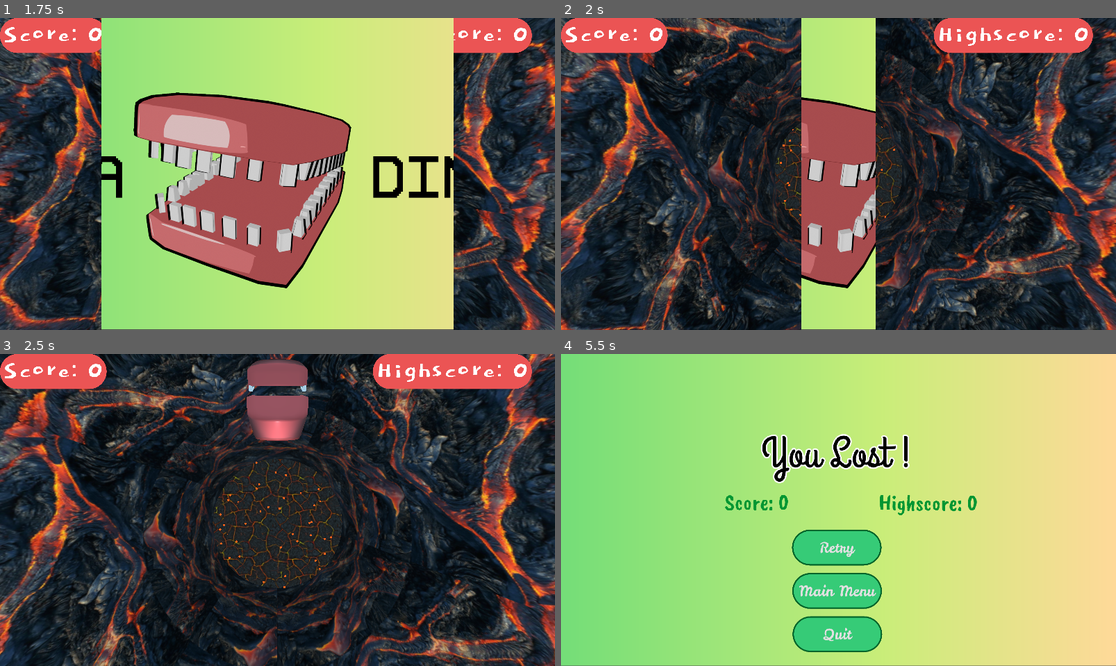
Above: before the commit, frames 1-4 (two rows, left to right).
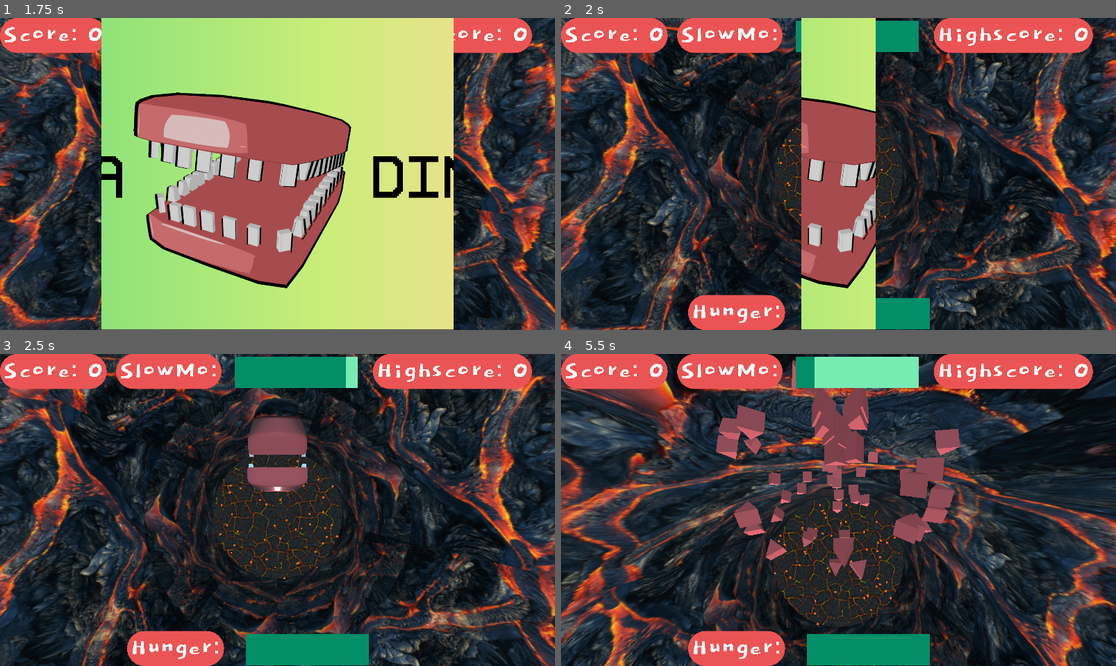
Above: after the commit, the same moments.

Repository: KajuKaVyapari/jaw__dropper
Game: Godot game, scene res://scenes/ui/main_menu.tscn
Same seed, same stepped clock (60 frames per second), same inputs: the game is played once before the commit and once after it.
Inputs (mouse positions are in pixels of both pictures, inside the frame that each line leads up to):
- Up to frame 1 (1.75 s): click "Play" at 0.5 s; click "Play" at 1.25 s
- Up to frame 2 (2 s): no input
- Up to frame 3 (2.5 s): move the mouse to (305, 510) at 2.02 s; hold Up (ui_up) from 2.03 s (still down); tap X (slow_time, bound only after the commit) at 2.1 s
- Up to frame 4 (5.5 s): move the mouse to (810, 510) at 2.77 s; tap X (slow_time, bound only after the commit) at 2.85, 3.6, 4.35 s; move the mouse to (849, 503) at 3.52 s; move the mouse to (832, 516) at 4.27 s; release Up (ui_up) at 5 s; click (838, 547) at 5 s, where only the run before the commit has a clickable "Retry"

Frame 1 is identical in both runs. In frame 2, 5.7% of the frame differs, in the area x 20-67%, y 0-100%; in frame 3, 54%; in frame 4, 100%, in the area x 0-100%, y 0-100%.

Commit message:
adde slowmo, and slowmo hud

Diff:
--- a/project.godot
+++ b/project.godot
@@ -63,6 +63,11 @@
 , Object(InputEventKey,"resource_local_to_scene":false,"resource_name":"","device":0,"alt":false,"shift":false,"control":false,"meta":false,"command":false,"pressed":false,"scancode":83,"unicode":0,"echo":false,"script":null)
  ]
 }
+slow_time={
+"deadzone": 0.5,
+"events": [ Object(InputEventKey,"resource_local_to_scene":false,"resource_name":"","device":0,"alt":false,"shift":false,"control":false,"meta":false,"command":false,"pressed":false,"scancode":88,"unicode":0,"echo":false,"script":null)
+ ]
+}
 
 [rendering]
 
--- a/scenes/player.tscn
+++ b/scenes/player.tscn
@@ -70,6 +70,9 @@
 spread = 180.0
 gravity = Vector3( 0, 0, 0 )
 initial_velocity = 5.0
+
+[node name="hunger_timer" type="Timer" parent="."]
 [connection signal="body_entered" from="player_area" to="." method="_on_player_area_body_entered"]
+[connection signal="timeout" from="hunger_timer" to="." method="_on_hunger_timer_timeout"]
 
 [editable path="mouth"]
--- a/scenes/soundtrack.tscn
+++ b/scenes/soundtrack.tscn
@@ -5,4 +5,5 @@
 [node name="soundtrack" type="AudioStreamPlayer"]
 pause_mode = 2
 stream = ExtResource( 1 )
+volume_db = -20.0
 autoplay = true
--- a/scenes/world.tscn
+++ b/scenes/world.tscn
@@ -13,6 +13,8 @@
 [ext_resource path="res://scenes/ui/quit_button.tscn" type="PackedScene" id=11]
 [ext_resource path="res://scripts/ui/retry_button.gd" type="Script" id=12]
 [ext_resource path="res://scenes/poison_spawner.tscn" type="PackedScene" id=13]
+[ext_resource path="res://scripts/hunger.gd" type="Script" id=14]
+[ext_resource path="res://scripts/slowmo.gd" type="Script" id=15]
 
 [sub_resource type="StyleBoxFlat" id=1]
 bg_color = Color( 0.941176, 0.890196, 0.623529, 1 )
@@ -62,6 +64,12 @@
 height = 0.5
 radial_segments = 16
 rings = 8
+
+[sub_resource type="StyleBoxFlat" id=9]
+bg_color = Color( 0.0156863, 0.556863, 0.407843, 1 )
+
+[sub_resource type="StyleBoxFlat" id=10]
+bg_color = Color( 0.470588, 0.921569, 0.701961, 1 )
 
 [node name="world" type="Spatial"]
 
@@ -173,12 +181,7 @@
 [node name="poison_spawner" parent="poison_spawners" instance=ExtResource( 13 )]
 transform = Transform( 1, 0, 0, 0, 1, 0, 0, 0, 1, 0.0463171, 69.9584, 0 )
 
-[node name="ui" type="Control" parent="."]
-margin_right = 40.0
-margin_bottom = 40.0
-__meta__ = {
-"_edit_use_anchors_": false
-}
+[node name="ui" type="Node" parent="."]
 
 [node name="score" type="Label" parent="ui"]
 margin_left = 10.0
@@ -204,7 +207,64 @@
 "_edit_use_anchors_": false
 }
 
-[node name="OmniLight" type="OmniLight" parent="."]
+[node name="hunger" type="ProgressBar" parent="ui"]
+margin_left = 850.0
+margin_top = 969.0
+margin_right = 1275.0
+margin_bottom = 1078.0
+custom_styles/fg = SubResource( 9 )
+custom_styles/bg = SubResource( 10 )
+max_value = 8.0
+percent_visible = false
+script = ExtResource( 14 )
+__meta__ = {
+"_edit_use_anchors_": false
+}
+
+[node name="hunger_label" type="Label" parent="ui"]
+margin_left = 450.0
+margin_top = 969.0
+margin_right = 765.0
+margin_bottom = 1070.0
+custom_styles/normal = ExtResource( 6 )
+custom_fonts/font = ExtResource( 8 )
+text = "Hunger:"
+__meta__ = {
+"_edit_use_anchors_": false
+}
+
+[node name="slowmo" type="ProgressBar" parent="ui"]
+margin_left = 811.859
+margin_top = 10.0
+margin_right = 1236.86
+margin_bottom = 119.0
+custom_styles/fg = SubResource( 9 )
+custom_styles/bg = SubResource( 10 )
+max_value = 2.0
+value = 2.0
+percent_visible = false
+script = ExtResource( 15 )
+__meta__ = {
+"_edit_use_anchors_": false
+}
+
+[node name="timer" type="Timer" parent="ui/slowmo"]
+wait_time = 2.0
+one_shot = true
+
+[node name="slowmo_label" type="Label" parent="ui"]
+margin_left = 412.0
+margin_top = 10.0
+margin_right = 756.0
+margin_bottom = 111.0
+custom_styles/normal = ExtResource( 6 )
+custom_fonts/font = ExtResource( 8 )
+text = "SlowMo:"
+__meta__ = {
+"_edit_use_anchors_": false
+}
+
+[node name="light" type="OmniLight" parent="."]
 transform = Transform( 1, 0, 0, 0, 1, 0, 0, 0, 1, 0, 10.6923, 0 )
 omni_range = 30.0
 [connection signal="timeout" from="pause_manager/pause_timer" to="pause_manager" method="_on_pause_timer_timeout"]
--- a/scripts/coin.gd
+++ b/scripts/coin.gd
@@ -19,6 +19,7 @@
 
 func _on_coin_area_body_entered(body: Node) -> void:
 	if body.name == "player":
+		body.hunger = 8
 		body.get_node("chew_effect").playing = true
 		global.score += 1
 		body.get_node("player_animator").play("rotate")
--- /dev/null
+++ b/scripts/hunger.gd
@@ -0,0 +1,5 @@
+extends ProgressBar
+
+
+func update_hunger(hunger):
+	value = hunger
--- a/scripts/player.gd
+++ b/scripts/player.gd
@@ -5,18 +5,28 @@
 
 var direction = Vector3()
 var velocity = Vector3()
+var hunger = 8 setget set_hunger
 
 var state = "move"
 onready var original_y = transform.origin.y
+onready var timer = get_parent().get_node("ui/slowmo")
 
 
 func _ready() -> void:
 	global.highscore = global.get_highscore()
 	global.score = 0
+	set_hunger(hunger)
+
+	yield(get_tree().create_timer(5), "timeout")
+	$hunger_timer.start()
 
 
 func _physics_process(delta: float) -> void:
 	if state == "move" and not $player_collider.disabled:
+
+		if Input.is_action_just_pressed("slow_time"):
+			slow_time()
+
 		transform.origin.y = original_y
 		if global.control_type == "keyboard":
 			direction = Vector3()
@@ -47,3 +57,23 @@
 func _on_player_area_body_entered(body: Node) -> void:
 	if body.name == "dropper_body":
 		global.lose_game()
+
+
+func _on_hunger_timer_timeout() -> void:
+	self.hunger -= 1
+
+
+func set_hunger(value):
+	var old_hunger = hunger
+	hunger = value
+	get_parent().get_node("ui/hunger").update_hunger(hunger)
+	if old_hunger > hunger and hunger == 0:
+		global.lose_game()
+
+
+func slow_time():
+	if not timer.is_slowed:
+		timer.start_slowmo()
+		Engine.time_scale = 0.5
+		yield(get_tree().create_timer(2), "timeout")
+		Engine.time_scale = 1
--- /dev/null
+++ b/scripts/slowmo.gd
@@ -0,0 +1,31 @@
+extends ProgressBar
+
+
+onready var timer = $timer
+
+var left_to_right = false
+var is_slowed = false
+
+
+func _physics_process(_delta: float) -> void:
+	if is_slowed:
+		if left_to_right:
+			value = timer.wait_time - timer.time_left
+		else:
+			value = timer.time_left
+	else:
+		value = timer.wait_time
+
+func start_slowmo():
+	timer.start()
+	is_slowed = true
+	yield(timer, "timeout")
+	timer.wait_time *= 2
+	max_value *= 2
+	left_to_right = true
+	timer.start()
+	yield(timer, "timeout")
+	is_slowed = false
+	left_to_right = false
+	timer.wait_time /= 2
+	max_value /= 2
Not shown, changed: boot_splash.png.import
Not shown, changed: icon.png.import
Not shown: 1 places in scenes/world.tscn that only renumber resources
